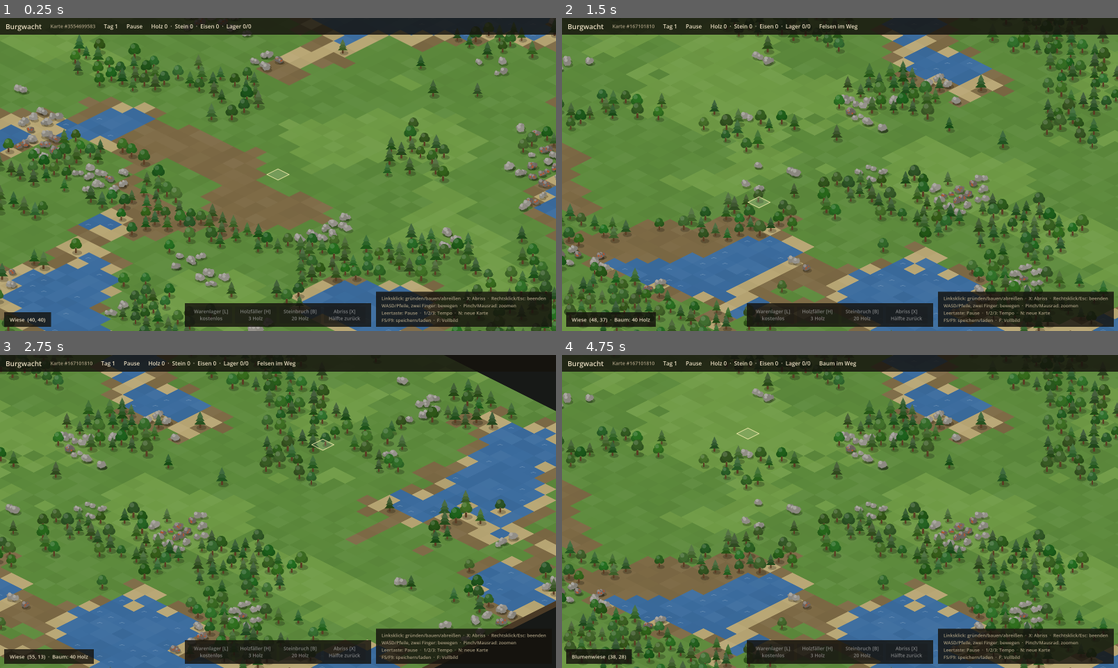
Above: before the commit, frames 1-4 (two rows, left to right).
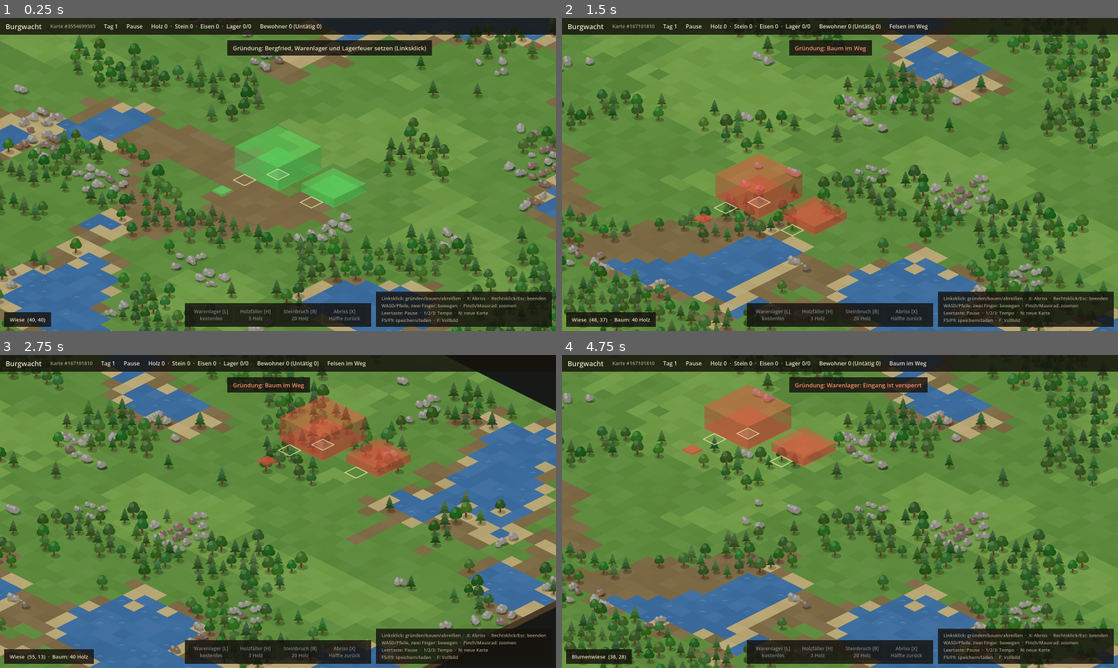
Above: after the commit, the same moments.

Repository: GwydionBr/burgwacht
Game: Godot game, scene res://scenes/main.tscn
Two runs of this game, one before a commit and one after it. Both use one fixed random seed, a clock stepped at 60 frames per second and the inputs below.
Inputs (mouse positions are in pixels of both pictures, inside the frame that each line leads up to):
- Up to frame 1 (0.25 s): no input
- Up to frame 2 (1.5 s): tap Enter at 0.5 s; move the mouse to (962, 158) at 0.52 s; hold D 0.53-1.25 s; tap N at 0.6 s; click (962, 158) at 0.67 s; tap Space at 0.77 s; drag from (728, 190) to (812, 237) at 1.27 s
- Up to frame 3 (2.75 s): tap Space at 2 s; move the mouse to (333, 442) at 2.02 s; hold D from 2.03 s (still down); tap 2 at 2.1 s
- Up to frame 4 (4.75 s): release D at 2.75 s; drag from (812, 574) to (673, 464) at 2.77 s; tap Enter at 3.5 s; move the mouse to (1006, 558) at 3.52 s; hold A 3.53-4.25 s; tap X at 3.6 s; tap Space at 3.77 s; drag from (673, 464) to (756, 433) at 4.27 s

The runs differ from the first frame. In frame 1, 4.7% of the frame differs, in the area x 38-78%, y 2-61%; in frame 2, 4.1%; in frame 3, 4.1%; in frame 4, 4.6%.
Error before the commit: Invalid call. Nonexistent function 'founding_storage_type' in base 'RefCounted (GameWorld)'. (res://src/main.gd:303)

Commit message:
Lagerfeuer und Bewohner darstellen, Titelleiste und Kachel-Info (#27)
Gründungsvorschau mit allen drei Gebäuden, Lagerfeuer als Steinkreis
mit Flamme, Bewohner als y-sortierte Figuren, „Bewohner N (Untätig M)“
in der Titelleiste, Bewohner auf der Kachel in der Kachel-Info.

Co-Authored-By: Claude Opus 5.5 (1M context) <noreply@anthropic.com>

Diff:
--- a/src/main.gd
+++ b/src/main.gd
@@ -13,8 +13,8 @@
 ##   --screenshot=pfad.png Bild speichern und beenden (für Tests/Entwicklung)
 ##
 ## F5 speichert schnell, F9 lädt diesen Spielstand (bis es ein Menü gibt).
-## Eine neue Partie beginnt mit der Gründung: Vorschau von Bergfried und erstem
-## Warenlager unter der Maus, Linksklick schickt den Gründungsbefehl.
+## Eine neue Partie beginnt mit der Gründung: Vorschau von Bergfried, erstem Warenlager und
+## Lagerfeuer unter der Maus, Linksklick schickt den Gründungsbefehl.
 ## Danach wählt die Bauleiste (oder L/H/B) ein Gebäude: Vorschau unter der Maus,
 ## Linksklick baut und bleibt im Baumodus, Rechtsklick oder Esc beendet ihn.
 ## Das Abriss-Werkzeug (Bauleiste oder X) hebt das Gebäude unter der Maus hervor, rot mit
@@ -28,6 +28,7 @@
 
 var _deposit_views: Dictionary[Vector2i, DepositView] = {}
 var _building_views: Dictionary[int, BuildingView] = {}
+var _resident_views: Dictionary[int, ResidentView] = {}
 var _hovered := Vector2i(-1, -1)
 ## Gewählter Gebäudetyp im Baumodus, leer = kein Baumodus.
 var _build_type := ""
@@ -151,6 +152,7 @@
 	world.building_added.connect(_on_building_added)
 	world.building_removed.connect(_on_building_removed)
 	world.stock_changed.connect(_on_stock_changed)
+	world.resident_added.connect(_on_resident_added)
 	world.founded.connect(_on_founded)
 	_clock.world = world
 	_build_type = ""
@@ -170,12 +172,18 @@
 	_building_views.clear()
 	for building in world.get_buildings():
 		_add_building_view(building.id)
+	for view: ResidentView in _resident_views.values():
+		view.queue_free()
+	_resident_views.clear()
+	for resident in world.get_residents():
+		_add_resident_view(resident.id)
 
 	_camera.bounds = Iso.map_bounds(map.width, map.height)
 	_camera.focus_on(Iso.tile_to_world(map.center()))
 	_hud.set_seed(world.get_seed())
 	_hud.show_day(world.get_day())
 	_update_stock()
+	_update_residents()
 	_update_hover()
 	_update_preview()
 
@@ -252,6 +260,19 @@
 		_building_views.erase(id)
 	_update_hover()
 	_update_preview()
+
+
+func _add_resident_view(id: int) -> void:
+	var view := ResidentView.new()
+	view.setup(world.get_resident(id))
+	_objects.add_child(view)
+	_resident_views[id] = view
+
+
+func _on_resident_added(id: int) -> void:
+	_add_resident_view(id)
+	_update_residents()
+	_update_hover()
 
 
 func _on_stock_changed(_building_id: int) -> void:
@@ -300,13 +321,9 @@
 		return
 	var origin := _origin_under_mouse(GameWorld.FOUNDING_TYPE)
 	var reason := world.founding_error(origin)
-	var parts: Array[Array] = [
-		[GameWorld.FOUNDING_TYPE, origin],
-		[world.founding_storage_type(), world.founding_storage_origin(origin)],
-	]
-	_preview.show_parts(parts, reason == "")
+	_preview.show_parts(world.founding_buildings(origin), reason == "")
 	if reason == "":
-		_hud.show_build_hint("Gründung: Bergfried und Warenlager setzen (Linksklick)", true)
+		_hud.show_build_hint("Gründung: Bergfried, Warenlager und Lagerfeuer setzen (Linksklick)", true)
 	else:
 		_hud.show_build_hint("Gründung: %s" % reason, false)
 
@@ -354,6 +371,11 @@
 			parts.append("%s %d" % [defs.goods[good]["name"], world.get_stock(good)])
 	parts.append("Lager %d/%d" % [world.get_storage_used("warehouse"), world.get_storage_capacity("warehouse")])
 	_hud.show_stock("  ·  ".join(parts))
+
+
+## Titelleiste: Bewohner und Untätige.
+func _update_residents() -> void:
+	_hud.show_residents(world.get_residents().size(), world.get_idle_count())
 
 
 func _update_hover() -> void:
@@ -377,6 +399,11 @@
 			for good: String in building.contents:
 				stored.append("%d %s" % [building.contents[good], defs.goods[good]["name"]])
 			text += " (%d/%d): %s" % [building.stored(), building.capacity(), ", ".join(stored) if not stored.is_empty() else "leer"]
+	var activities: PackedStringArray = []
+	for resident in world.get_residents_at(_hovered):
+		activities.append(resident.activity())
+	if not activities.is_empty():
+		text += "  ·  Bewohner: %s" % ", ".join(activities)
 	_hud.show_tile_info(text)
 
 
--- a/src/ui/hud.gd
+++ b/src/ui/hud.gd
@@ -1,6 +1,6 @@
 class_name Hud
 extends CanvasLayer
-## Bedienoberfläche: Titelleiste mit Tag, Geschwindigkeit und Bestand, Steuerungshinweise,
+## Bedienoberfläche: Titelleiste mit Tag, Geschwindigkeit, Bestand und Bewohnern, Steuerungshinweise,
 ## Info zur Kachel unter der Maus, ein Hinweis zum Bauen (z. B. Grund für rote Vorschau)
 ## und die Bauleiste mit einem Knopf je baubarem Gebäude samt Kosten und dem Abriss-Werkzeug.
 
@@ -26,6 +26,7 @@
 var _message_timer: Timer
 var _info_panel: PanelContainer
 var _stock_label: Label
+var _residents_label: Label
 var _build_label: Label
 var _build_panel: PanelContainer
 var _build_bar: PanelContainer
@@ -49,6 +50,8 @@
 	row.add_child(_speed_label)
 	_stock_label = _make_label("", TEXT_COLOR, 16)
 	row.add_child(_stock_label)
+	_residents_label = _make_label("", TEXT_COLOR, 16)
+	row.add_child(_residents_label)
 	_message_label = _make_label("", TEXT_COLOR, 16)
 	row.add_child(_message_label)
 	_message_timer = Timer.new()
@@ -131,6 +134,11 @@
 	_stock_label.text = text
 
 
+## Bewohnerzahl in der Titelleiste, z. B. „Bewohner 8 (Untätig 4)“.
+func show_residents(total: int, idle: int) -> void:
+	_residents_label.text = "Bewohner %d (Untätig %d)" % [total, idle]
+
+
 ## Hinweis oben in der Mitte (leer = ausblenden); rot, wenn hier nicht gebaut werden darf.
 func show_build_hint(text: String, allowed: bool) -> void:
 	_build_label.text = text
--- a/src/view/building_view.gd
+++ b/src/view/building_view.gd
@@ -4,7 +4,8 @@
 ## aus den Daten, Name als Beschriftung, Eingang als dunkles Tor. Liegt im y-sortierten
 ## Objekt-Container. Der Sortierpunkt liegt zwischen den Kacheln hinter dem Gebäude und
 ## denen vor seinen beiden sichtbaren Wänden, damit Vorkommen davor und dahinter richtig
-## erscheinen (exakt für quadratische Grundflächen).
+## erscheinen (exakt für quadratische Grundflächen). Das Lagerfeuer ist kein Block, sondern
+## ein Steinkreis mit Flamme (Platzhalter).
 
 const INSET := 3.0
 const GATE_COLOR := Color("#2a1d12")
@@ -12,6 +13,10 @@
 const LABEL_COLOR := Color("#f4ead2")
 const LABEL_SIZE := 13
 const GATE_HEIGHT := 18.0
+const LOG_COLOR := Color("#5b3d24")
+const FIRE_STONE_COLOR := Color("#77736b")
+const FLAME_OUTER_COLOR := Color("#e0702a")
+const FLAME_INNER_COLOR := Color("#ffd166")
 
 var _type: String
 var _origin: Vector2i
@@ -27,6 +32,9 @@
 
 func _draw() -> void:
 	var def: Dictionary = GameDefs.get_instance().buildings[_type]
+	if def["behavior"] == "campfire":
+		_draw_campfire()
+		return
 	var color := Color(str(def["color"]))
 	var base := footprint_corners(_type, _origin, position, INSET)
 	var faces := block_faces(base, float(def["height"]))
@@ -69,6 +77,24 @@
 	return corners
 
 
+## Steinkreis mit Holzscheiten und Flamme, mittig auf der Kachel.
+func _draw_campfire() -> void:
+	draw_set_transform(Vector2.ZERO, 0.0, Vector2(1.0, 0.5))
+	draw_circle(Vector2.ZERO, 15.0, Color(0, 0, 0, 0.25))
+	for i in 9:
+		var angle := TAU * i / 9.0
+		draw_circle(Vector2(cos(angle), sin(angle)) * 12.0, 3.2, FIRE_STONE_COLOR)
+	draw_set_transform(Vector2.ZERO)
+	draw_line(Vector2(-8, 2), Vector2(8, -3), LOG_COLOR, 3.0)
+	draw_line(Vector2(-8, -3), Vector2(8, 2), LOG_COLOR, 3.0)
+	draw_colored_polygon(PackedVector2Array([
+		Vector2(-6, 0), Vector2(-4, -9), Vector2(-1, -6), Vector2(1, -16), Vector2(4, -7), Vector2(6, 0),
+	]), FLAME_OUTER_COLOR)
+	draw_colored_polygon(PackedVector2Array([
+		Vector2(-3, 0), Vector2(-1, -6), Vector2(1, -10), Vector2(3, -4), Vector2(3, 0),
+	]), FLAME_INNER_COLOR)
+
+
 ## Tor auf der vorderen Seite, an der der Eingang liegt.
 func _draw_gate(base: PackedVector2Array) -> void:
 	var size := Building.size_of(_type)
--- a/src/view/placement_preview.gd
+++ b/src/view/placement_preview.gd
@@ -44,7 +44,7 @@
 		for tile in Building.footprint(type_id, origin):
 			draw_colored_polygon(Iso.tile_polygon(tile), Color(color, FILL_ALPHA))
 		_draw_ghost_block(type_id, origin, color)
-		if _demolish:
+		if _demolish or not Building.has_entrance_type(type_id):
 			continue
 		var front := Iso.tile_polygon(Building.front_of_entrance(type_id, origin))
 		front.append(front[0])
--- /dev/null
+++ b/src/view/resident_view.gd
@@ -0,0 +1,38 @@
+class_name ResidentView
+extends Node2D
+## Zeichnet einen Bewohner als einfache Figur (Platzhalter) auf der Mitte seiner Kachel.
+## Liegt im y-sortierten Objekt-Container; die Position liest sie jeden Frame aus dem Zustand.
+
+const SHADOW_COLOR := Color(0, 0, 0, 0.25)
+const OUTLINE_COLOR := Color(0, 0, 0, 0.45)
+const SKIN_COLOR := Color("#e2b48c")
+const LEG_COLOR := Color("#4a3b2a")
+
+var _resident: Resident
+var _color: Color
+
+
+func setup(resident: Resident) -> void:
+	_resident = resident
+	_color = Color(str(GameDefs.get_instance().units["resident"]["color"]))
+	position = Iso.tile_to_world(resident.tile)
+	queue_redraw()
+
+
+func _process(_delta: float) -> void:
+	position = Iso.tile_to_world(_resident.tile)
+
+
+func _draw() -> void:
+	draw_set_transform(Vector2(0, 1), 0.0, Vector2(1.0, 0.5))
+	draw_circle(Vector2.ZERO, 7.0, SHADOW_COLOR)
+	draw_set_transform(Vector2.ZERO)
+	# Beine, Körper (Kittel), Kopf.
+	draw_rect(Rect2(-3.5, -7, 2.5, 7), LEG_COLOR)
+	draw_rect(Rect2(1, -7, 2.5, 7), LEG_COLOR)
+	var body := PackedVector2Array([Vector2(-5, -6), Vector2(5, -6), Vector2(3.5, -18), Vector2(-3.5, -18)])
+	draw_colored_polygon(body, _color)
+	body.append(body[0])
+	draw_polyline(body, OUTLINE_COLOR, 1.0, true)
+	draw_circle(Vector2(0, -22), 4.0, SKIN_COLOR)
+	draw_arc(Vector2(0, -22), 4.0, 0, TAU, 16, OUTLINE_COLOR, 1.0, true)
Not shown, added: src/view/resident_view.gd.uid
Not shown, changed: docs/architecture.md
